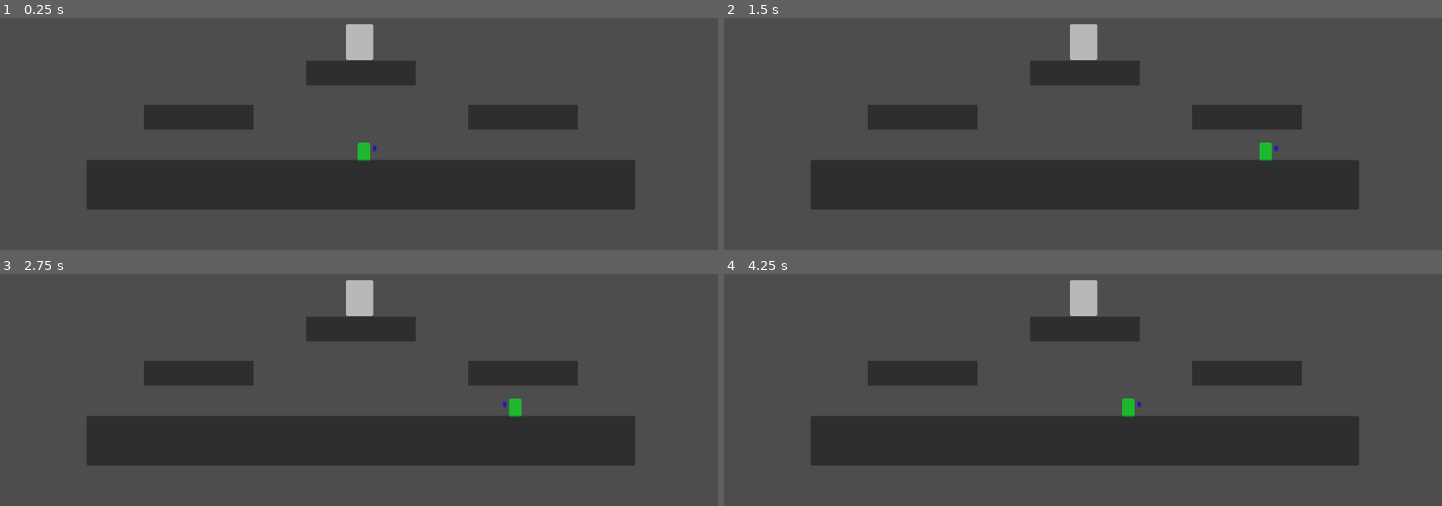
Above: before the commit, frames 1-4 (two rows, left to right).
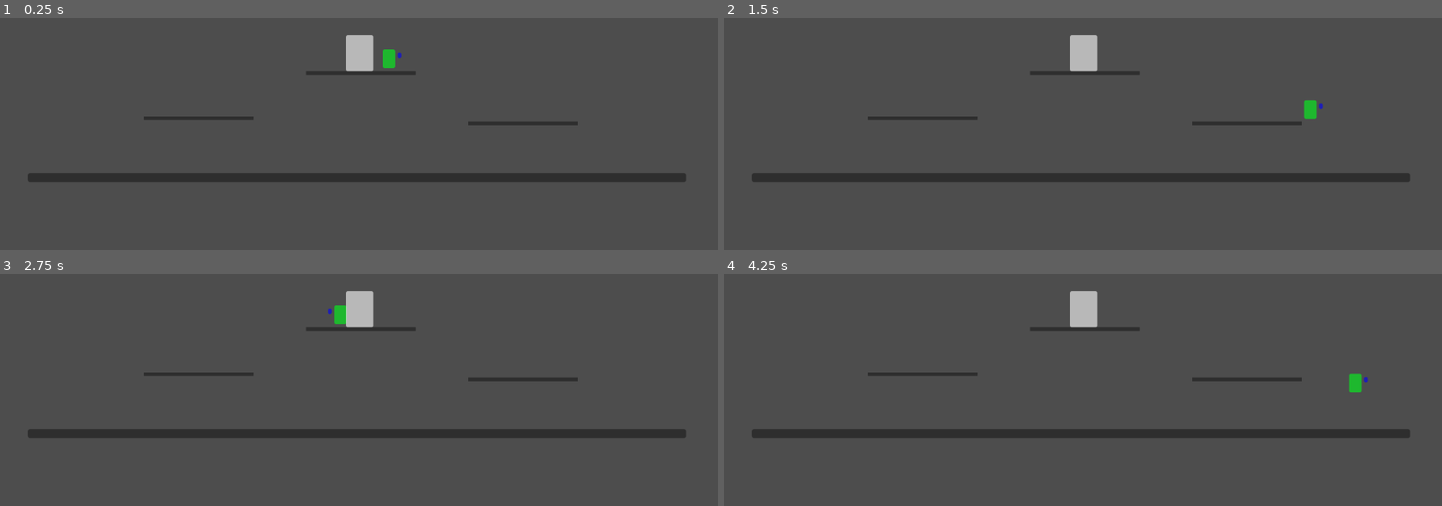
Above: after the commit, the same moments.

Repository: Wherritt/CaptainGameJam
Game: Godot game, scene res://Main.tscn
Two runs of this game, one before a commit and one after it. Both use one fixed random seed, a clock stepped at 60 frames per second and the inputs below.
Inputs:
- Up to frame 1 (0.25 s): no input
- Up to frame 2 (1.5 s): tap Enter (ui_accept) at 0.5, 0.77 s; hold Right (ui_right) from 0.53 s (still down)
- Up to frame 3 (2.75 s): tap Enter (ui_accept) at 1.52 s; release Right (ui_right) at 2.03 s; hold Left (ui_left) from 2.03 s (still down)
- Up to frame 4 (4.25 s): release Left (ui_left) at 2.78 s; hold Right (ui_right) from 2.78 s (still down); tap Enter (ui_accept) at 3.02, 3.77 s

The runs differ from the first frame. In frame 1, 18% of the frame differs, in the area x 3-96%, y 2-83%; in frame 2, 18%; in frame 3, 18%; in frame 4, 18%.

Commit message:
added flying enemy. Need to update hat frequency

Diff:
--- a/Enemy1/Enemy1Movement.gd
+++ b/Enemy1/Enemy1Movement.gd
@@ -12,9 +12,12 @@
 @onready var bullet_hat = preload("res://scripts/bullet_hat.tscn")
 @onready var health_hat = preload("res://scripts/health_hat.tscn")
 var hat_instance = null
+var center_point = null
 var hats = []
 
 func _ready():
+	center_point = get_node("/root/Main/marker_point")
+
 	hats = [
 		hat_1_node,
 		bullet_hat,
@@ -26,10 +29,20 @@
 		hat_instance = hats[random_hat].instantiate()
 		$hat_point.add_child(hat_instance)
 
+	call_deferred("check_spawn_position")
+
+#check if enemy spawned on the left or the right side of the base platform
+func check_spawn_position():
+	if position.x < center_point.global_position.x:
+		direction = 1
+	else:
+		direction = -1
+
 func _process(delta):
 	#add gravity and move
 	if not is_on_floor():
 		position.y += 300 * delta
+	#move enemy horizontally
 	elif is_on_floor():
 		position.x += direction * SPEED * delta
 
--- a/Enemy1/enemy_1.tscn
+++ b/Enemy1/enemy_1.tscn
@@ -25,16 +25,16 @@
 offset_right = 21.0
 offset_bottom = 6.0
 
-[node name="RayCastLeft" type="RayCast2D" parent="."]
-position = Vector2(-40, 0)
-target_position = Vector2(0, 21)
-
 [node name="RayCastRight" type="RayCast2D" parent="."]
 position = Vector2(40, 0)
-target_position = Vector2(0, 22)
+target_position = Vector2(0, 15)
+
+[node name="RayCastLeft" type="RayCast2D" parent="."]
+position = Vector2(-39, 0)
+target_position = Vector2(0, 15)
 
 [node name="RayCastMid" type="RayCast2D" parent="."]
-target_position = Vector2(0, 22)
+target_position = Vector2(0, 15)
 
 [node name="DamageEmit" type="Area2D" parent="."]
 script = ExtResource("1_00ru5")
--- a/Main.tscn
+++ b/Main.tscn
@@ -1,14 +1,15 @@
-[gd_scene load_steps=7 format=3 uid="uid://de44sv6eg61bo"]
+[gd_scene load_steps=8 format=3 uid="uid://de44sv6eg61bo"]
 
 [ext_resource type="PackedScene" uid="uid://bn4533emn1xoi" path="res://Player/Player.tscn" id="1_8yo01"]
 [ext_resource type="PackedScene" uid="uid://cmucj8w1ljvnl" path="res://scripts/kill_zone.tscn" id="2_darts"]
 [ext_resource type="PackedScene" uid="uid://2qdu38wisvi5" path="res://scripts/portal.tscn" id="4_a01u3"]
 [ext_resource type="PackedScene" uid="uid://dsbsdgbnsh86p" path="res://scripts/deposit_point.tscn" id="4_baaqj"]
+[ext_resource type="PackedScene" uid="uid://cakmdvghqmojl" path="res://marker_point.tscn" id="5_qy7yt"]
 
 [sub_resource type="WorldBoundaryShape2D" id="WorldBoundaryShape2D_0wgd2"]
 
 [sub_resource type="RectangleShape2D" id="RectangleShape2D_1w8v2"]
-size = Vector2(876, 74)
+size = Vector2(877, 28)
 
 [node name="Main" type="Node2D"]
 position = Vector2(-2, 0)
@@ -16,25 +17,26 @@
 [node name="Camera2D" type="Camera2D" parent="."]
 
 [node name="Player" parent="." instance=ExtResource("1_8yo01")]
-position = Vector2(8, 122)
+position = Vector2(48, -37)
 disable_mode = 2
 
 [node name="deposit_point" parent="." instance=ExtResource("4_baaqj")]
-position = Vector2(1, -50)
+position = Vector2(1, -32)
 
 [node name="portals" parent="." instance=ExtResource("4_a01u3")]
 position = Vector2(-336, 21)
 
 [node name="portal1" type="Marker2D" parent="portals"]
-position = Vector2(657, 0)
+position = Vector2(655, -21)
 
 [node name="portal2" type="Marker2D" parent="portals"]
+position = Vector2(25, -21)
 
 [node name="portal3" type="Marker2D" parent="portals"]
-position = Vector2(-85, 87)
+position = Vector2(-166, 87)
 
 [node name="portal4" type="Marker2D" parent="portals"]
-position = Vector2(751, 84)
+position = Vector2(829, 84)
 
 [node name="KillZone" parent="." instance=ExtResource("2_darts")]
 position = Vector2(0, 267)
@@ -43,32 +45,37 @@
 shape = SubResource("WorldBoundaryShape2D_0wgd2")
 
 [node name="leftPlat" type="StaticBody2D" parent="."]
-position = Vector2(-360, -45)
+position = Vector2(-360, -35)
 scale = Vector2(0.2, 0.5)
 
 [node name="CollisionShape2D" type="CollisionShape2D" parent="leftPlat"]
-position = Vector2(514, 232)
+position = Vector2(514, 215)
 shape = SubResource("RectangleShape2D_1w8v2")
+one_way_collision = true
+one_way_collision_margin = 3.0
 
-[node name="Panel" type="Panel" parent="leftPlat/CollisionShape2D"]
-offset_left = -440.0
-offset_top = -40.0
-offset_right = 440.0
-offset_bottom = 40.0
+[node name="Panel" type="Panel" parent="leftPlat"]
+offset_left = 74.0
+offset_top = 210.0
+offset_right = 954.0
+offset_bottom = 221.0
 
 [node name="rightPlat" type="StaticBody2D" parent="."]
-position = Vector2(160, -45)
+unique_name_in_owner = true
+position = Vector2(160, -35)
 scale = Vector2(0.2, 0.5)
 
 [node name="CollisionShape2D" type="CollisionShape2D" parent="rightPlat"]
-position = Vector2(514, 232)
+position = Vector2(513.5, 232)
 shape = SubResource("RectangleShape2D_1w8v2")
+one_way_collision = true
+one_way_collision_margin = 3.0
 
-[node name="Panel" type="Panel" parent="rightPlat/CollisionShape2D"]
-offset_left = -440.0
-offset_top = -40.0
-offset_right = 440.0
-offset_bottom = 40.0
+[node name="Panel" type="Panel" parent="rightPlat"]
+offset_left = 73.9999
+offset_top = 226.0
+offset_right = 954.0
+offset_bottom = 238.0
 
 [node name="depPlat" type="StaticBody2D" parent="."]
 position = Vector2(-100, -116)
@@ -77,24 +84,30 @@
 [node name="CollisionShape2D" type="CollisionShape2D" parent="depPlat"]
 position = Vector2(514, 232)
 shape = SubResource("RectangleShape2D_1w8v2")
+one_way_collision = true
 
-[node name="Panel" type="Panel" parent="depPlat/CollisionShape2D"]
-offset_left = -440.0
-offset_top = -40.0
-offset_right = 440.0
-offset_bottom = 40.0
+[node name="Panel" type="Panel" parent="depPlat"]
+offset_left = 74.0
+offset_top = 226.0
+offset_right = 954.0
+offset_bottom = 238.0
 
 [node name="mainFloor" type="StaticBody2D" parent="." groups=["MainFloor"]]
-position = Vector2(-511, -52)
+position = Vector2(-620, -110)
+scale = Vector2(1.2, 1.2)
 
 [node name="CollisionShape2D" type="CollisionShape2D" parent="mainFloor" groups=["MainFloor"]]
 position = Vector2(514, 232)
 shape = SubResource("RectangleShape2D_1w8v2")
 
-[node name="Panel" type="Panel" parent="mainFloor/CollisionShape2D"]
-offset_left = -440.0
-offset_top = -40.0
-offset_right = 440.0
-offset_bottom = 40.0
+[node name="Panel" type="Panel" parent="mainFloor"]
+offset_left = 74.0
+offset_top = 226.0
+offset_right = 954.0
+offset_bottom = 238.0
+metadata/_edit_use_anchors_ = true
+
+[node name="marker_point" parent="." instance=ExtResource("5_qy7yt")]
+position = Vector2(0, 120)
 
 [connection signal="next_enemy_spawn_timer" from="deposit_point" to="portals" method="reduce_timer"]
--- a/Player/Player.gd
+++ b/Player/Player.gd
@@ -15,15 +15,15 @@
 	#HAT POWER UP
 	if not has_hat() == "":
 		if has_hat() == "hat_1":
-			SPEED = 600
+			SPEED = 300 * 100
 			JUMP_VELOCITY = -600
 			fire_rate = 0.3
 		elif has_hat() == "bullet_hat":
 			fire_rate = 0.08
-			SPEED = 300
+			SPEED = 200 * 100
 			JUMP_VELOCITY = -430
 	else:
-		SPEED = 300
+		SPEED = 200 * 100
 		JUMP_VELOCITY = -430
 		fire_rate = 0.3
 
@@ -35,6 +35,7 @@
 	if Input.is_action_just_pressed("ui_up") and is_on_floor():
 		velocity.y = JUMP_VELOCITY
 
+	#"drop" hat player is wearing
 	if Input.is_action_just_pressed("ui_down"):
 		remove_hat()
 
@@ -46,11 +47,11 @@
 	# As good practice, you should replace UI actions with custom gameplay actions.
 	var direction = Input.get_axis("ui_left", "ui_right")
 	if direction:
-		velocity.x = direction * SPEED
-		if direction > 0:
+		velocity.x = direction * SPEED * delta
+		if direction < 0:
+			$FlipBody.scale.x = -1
+		elif direction > 0:
 			$FlipBody.scale.x = 1
-		elif direction < 0:
-			$FlipBody.scale.x = -1
 	else:
 		velocity.x = move_toward(velocity.x, 0, SPEED)
 
@@ -78,7 +79,6 @@
 
 func die():
 	print("You died")
-	hide()
 	call_deferred("reload_scene")
 
 func has_hat() -> String:
--- a/Player/Player.tscn
+++ b/Player/Player.tscn
@@ -33,5 +33,6 @@
 position = Vector2(0, -22)
 
 [node name="shoot_timer" type="Timer" parent="."]
+wait_time = 0.8
 
 [connection signal="timeout" from="shoot_timer" to="." method="_on_shoot_timer_timeout"]
--- /dev/null
+++ b/marker_point.tscn
@@ -0,0 +1,3 @@
+[gd_scene format=3 uid="uid://cakmdvghqmojl"]
+
+[node name="marker_point" type="Marker2D"]
--- a/scripts/deposit_point.gd
+++ b/scripts/deposit_point.gd
@@ -1,6 +1,7 @@
 extends Area2D
 
 signal next_enemy_spawn_timer
+signal speed_up_flyers
 
 @onready var hat_1 = preload("res://scripts/hat_1.tscn")
 @onready var bullet_hat = preload("res://scripts/bullet_hat.tscn")
@@ -39,8 +40,8 @@
 	return ""
 
 func next_stage():
-	print("next stage accomplished")
 	emit_signal("next_enemy_spawn_timer")
+	emit_signal("speed_up_flyers")
 	var enemies = get_tree().get_nodes_in_group("Enemy")
 	var all_hats = get_tree().get_nodes_in_group("hats")
 	for enemy in enemies:
@@ -48,3 +49,4 @@
 	for hat in all_hats:
 		hat.queue_free()
 	choose_hat_for_this_stage()
+	print("next stage")
--- a/scripts/deposit_point.tscn
+++ b/scripts/deposit_point.tscn
@@ -19,3 +19,4 @@
 offset_bottom = 29.0
 
 [connection signal="body_entered" from="." to="." method="_on_body_entered"]
+[connection signal="speed_up_flyers" from="." to="." method="_on_speed_up_flyers"]
--- /dev/null
+++ b/scripts/flyer_hit.gd
@@ -0,0 +1,7 @@
+extends Area2D
+
+const DAMAGE = 1
+
+func _on_body_entered(body):
+	if body.is_in_group("Player"):
+		body.take_damage(DAMAGE)
--- /dev/null
+++ b/scripts/flying_enemy.gd
@@ -0,0 +1,27 @@
+extends CharacterBody2D
+
+var player = null
+var speed = 125
+const MAX_HEALTH = 2
+var current_health = MAX_HEALTH
+
+func _ready():
+	player = get_tree().root.get_node("Main/Player")
+	var deposit_station = get_tree().root.get_node("Main/deposit_point")
+	if deposit_station:
+		deposit_station.connect("speed_up_flyers", Callable(self, "_on_speed_up_flyers"))
+	print(speed)
+
+func _process(delta):
+	if player:
+		var direction = (player.position - position).normalized()
+		position += direction * speed * delta
+
+func take_enemy_damage(bullet_damage):
+	current_health -= bullet_damage
+	if current_health <= 0:
+		queue_free()
+
+func _on_speed_up_flyers():
+	print("FLYER SPEED INCREASED")
+	speed += 25
--- /dev/null
+++ b/scripts/flying_enemy.tscn
@@ -0,0 +1,35 @@
+[gd_scene load_steps=5 format=3 uid="uid://ir2aitlvf2vv"]
+
+[ext_resource type="Script" path="res://scripts/flying_enemy.gd" id="1_ikxee"]
+[ext_resource type="Script" path="res://scripts/flyer_hit.gd" id="2_8mo85"]
+
+[sub_resource type="CircleShape2D" id="CircleShape2D_eajak"]
+radius = 16.0312
+
+[sub_resource type="CircleShape2D" id="CircleShape2D_w4qaw"]
+radius = 19.2354
+
+[node name="flying_enemy" type="CharacterBody2D" groups=["Enemy"]]
+rotation = 0.785398
+collision_layer = 4
+collision_mask = 3
+motion_mode = 1
+script = ExtResource("1_ikxee")
+
+[node name="CollisionShape2D" type="CollisionShape2D" parent="."]
+shape = SubResource("CircleShape2D_eajak")
+
+[node name="Panel" type="Panel" parent="."]
+modulate = Color(100, 0, 1, 1)
+offset_left = -15.0
+offset_top = -15.0
+offset_right = 15.0
+offset_bottom = 15.0
+
+[node name="Area2D" type="Area2D" parent="."]
+script = ExtResource("2_8mo85")
+
+[node name="CollisionShape2D" type="CollisionShape2D" parent="Area2D"]
+shape = SubResource("CircleShape2D_w4qaw")
+
+[connection signal="body_entered" from="Area2D" to="Area2D" method="_on_body_entered"]
--- a/scripts/kill_zone.gd
+++ b/scripts/kill_zone.gd
@@ -4,6 +4,8 @@
 	if body.is_in_group("Player"):
 		print("You died")
 		call_deferred("reload_scene")
+	elif not body.is_in_group("Player"):
+		body.queue_free()
 
 func reload_scene():
 	get_tree().reload_current_scene()
--- a/scripts/portal.gd
+++ b/scripts/portal.gd
@@ -1,7 +1,9 @@
 extends Area2D
 
 var enemy_one = preload("res://Enemy1/enemy_1.tscn")
+var flying_enemy = preload("res://scripts/flying_enemy.tscn")
 var portal_positions = []
+var enemys = []
 
 func _ready():
 	var portal1_node = $portal1
@@ -16,21 +18,24 @@
 		portal4_node.global_position
 	]
 
+	enemys = [
+		enemy_one,
+		flying_enemy
+	]
+
 func reduce_timer():
 	if $Timer.wait_time >= 0.3:
 		$Timer.wait_time -= 0.3
 		print("Spawn_timer reduced. Enemy spawn every: " + str($Timer.wait_time))
 
 func spawn_enemy():
-	var enemy_instance = enemy_one.instantiate()
+	#pick random enemy
+	var random_enemy = enemys[randi() % enemys.size()]
+	var enemy_instance = random_enemy.instantiate()
 	# Pick a random position from portal_positions
 	var random_portal = randi() % portal_positions.size()
 	enemy_instance.position = portal_positions[random_portal]
-
 	get_parent().add_child(enemy_instance)
 
 func _on_timer_timeout():
 	spawn_enemy()
-
-func _on_deposit_point_next_enemy_spawn_timer():
-	pass # Replace with function body.
